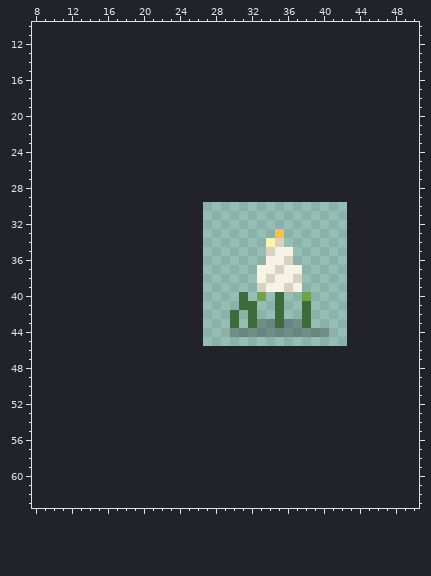
A pixel-art file gets an edit: game/pixel-plants/wan-xiang-yu.aseprite. The picture above was drawn from the file before the commit.
16x16 pixels, 1 frame. Shown: x 8..50, y 10..63. The old version is drawn lined up with the new one, on the new canvas.
The same view after the edit:
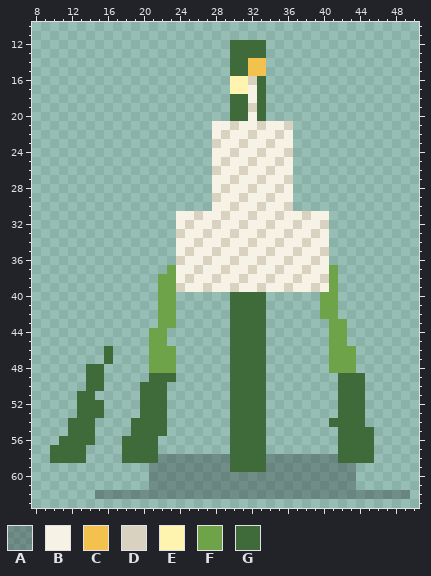
Palette (. is transparent): A #1a1a204c  B #f6f2e6  C #f2c14e  D #d9d2c0  E #fff3b0  F #6fa34a  G #3f6b3a
Difference:
canvas 16x16 -> 64x64, the old top-left corner now at 27,30
Changed rows in their new state; - is an unchanged pixel.
first column x 10:
12 --------------------GGGG----------------
13 --------------------GGGG----------------
14 --------------------GGCC----------------
15 --------------------GGCC----------------
16 --------------------EEDG----------------
17 --------------------EEBG----------------
18 --------------------GGBG----------------
19 --------------------GGDG----------------
20 --------------------GGBG----------------
21 ------------------BBDBBDBBD-------------
22 ------------------BDBBDBBDB-------------
23 ------------------DBBDBBDBB-------------
24 ------------------BBDBBDBBD-------------
25 ------------------BDBBDBBDB-------------
26 ------------------DBBDBBDBB-------------
27 ------------------BBDBBDBBD-------------
28 ------------------BDBBDBBDB-------------
29 ------------------DBBDBBDBB-------------
30 ------------------BBDBBDBBD-------------
31 --------------BBDBBDBBDBBDBBDBB---------
32 --------------BDBBDBBDBBDBBDBBD---------
33 --------------DBBDBBDBBDBBDBBDB---------
34 --------------BBDBBDBBDBB-BBDBB---------
35 --------------BDBBDBBDBB---DBBD---------
36 --------------DBBDBBDBBD---BBDB---------
37 -------------FBBDBBDBBD-----DBBF--------
38 ------------FFBDBBDBBDB-----BBDF--------
39 ------------FFDBBDBBDBB-----BDBF--------
40 ------------FF------G-GG-.--.-FF--------
41 ------------FF------G--G-.--.-FF--------
42 ------------FF-------G-G-.--.-FF--------
43 ------------FF-------G-G.....--FF-------
44 -----------FF-------GGGG.......FF-------
45 -----------FF-------GGGG-------FF-------
46 ------G----FFF------GGGG-------FFF------
47 ------G----FFF------GGGG-------FFF------
48 ----GG-----FFF------GGGG-------FFF------
49 ----GG-----GGG------GGGG--------GGG-----
50 ----GG----GGG-------GGGG--------GGG-----
51 ---GG-----GGG-------GGGG--------GGG-----
52 ---GGG----GGG-------GGGG--------GGG-----
53 ---GGG----GGG-------GGGG--------GGG-----
54 --GGG----GGGG-------GGGG-------GGGG-----
55 --GGG----GGGG-------GGGG--------GGGG----
56 -GGGG---GGGG--------GGGG--------GGGG----
57 GGGG----GGGG--------GGGG--------GGGG----
58 GGGG----GGGGAAAAAAAAGGGGAAAAAAAAGGGG----
59 -----------AAAAAAAAAGGGGAAAAAAAAAA------
60 -----------AAAAAAAAAAAAAAAAAAAAAAA------
61 -----------AAAAAAAAAAAAAAAAAAAAAAA------
62 -----AAAAAAAAAAAAAAAAAAAAAAAAAAAAAAAAAAA
